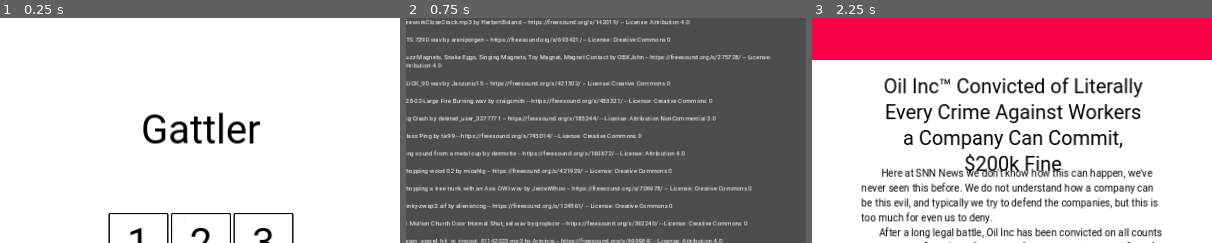
Above: before the commit, frames 1-3 (left to right).
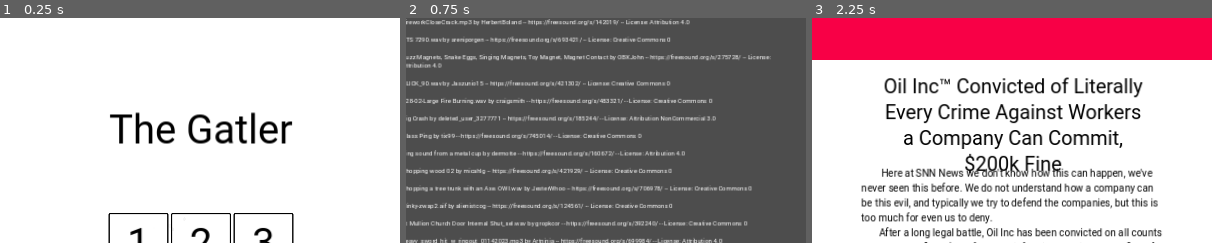
Above: after the commit, the same moments.

Repository: SmallConfusion/The-Gatler
Game: Godot game, scene res://scenes/menu/main_menu.tscn
Two runs of this game, one before a commit and one after it. Both use one fixed random seed, a clock stepped at 60 frames per second and the inputs below. The engine's default icon, where the game draws it, is replaced by a stand-in: a white triangle on a blue panel in a dark square. Sound files missing from this copy of the repository are replaced by a short silence.
Inputs:
- Up to frame 1 (0.25 s): no input
- Up to frame 2 (0.75 s): click "Attribution" at 0.5 s
- Up to frame 3 (2.25 s): click "Menu" at 1.25 s; click "1" at 2 s
The pictures show only the part of the screen within x 25-75%, y 0-50%; the shares and areas given below are measured in that part.

The runs differ from the first frame. In frame 1, 3.2% of the frame differs, in the area x 27-73%, y 41-56%; in frame 2, nothing differs; in frame 3, nothing differs.

Commit message:
Added music

Diff:
--- a/src/default_bus_layout.tres
+++ b/src/default_bus_layout.tres
@@ -17,5 +17,5 @@
 bus/2/solo = false
 bus/2/mute = false
 bus/2/bypass_fx = false
-bus/2/volume_db = -4.003
+bus/2/volume_db = -6.57885
 bus/2/send = &"Master"
--- a/src/project.godot
+++ b/src/project.godot
@@ -21,6 +21,7 @@
 
 SoundManager="*res://scripts/autoload/sound_manager.gd"
 Global="*res://scripts/autoload/global.gd"
+Music="*res://scripts/autoload/music.gd"
 
 [display]
 
--- a/src/scenes/menu/main_menu.tscn
+++ b/src/scenes/menu/main_menu.tscn
@@ -156,4 +156,4 @@
 offset_bottom = 216.0
 grow_horizontal = 2
 theme_override_font_sizes/font_size = 64
-text = "Gattler"
+text = "The Gatler"
--- /dev/null
+++ b/src/scripts/autoload/music.gd
@@ -0,0 +1,5 @@
+extends AudioStreamPlayer
+
+func _ready():
+	stream = preload("res://sounds/music/music.ogg")
+	play()
Not shown, added: src/sounds/music/music.ogg.import
Not shown, added: src/sounds/music/music.ogg
